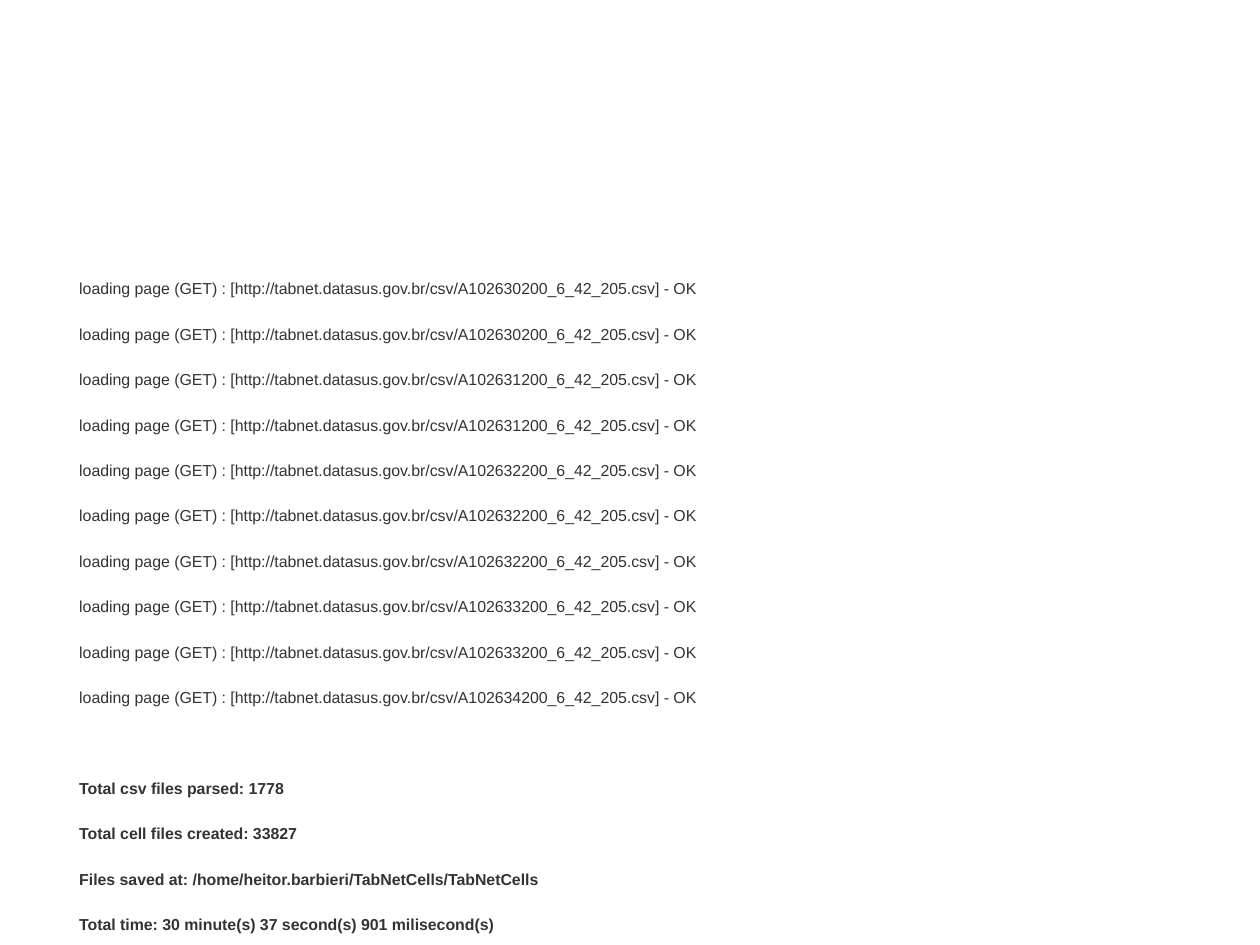
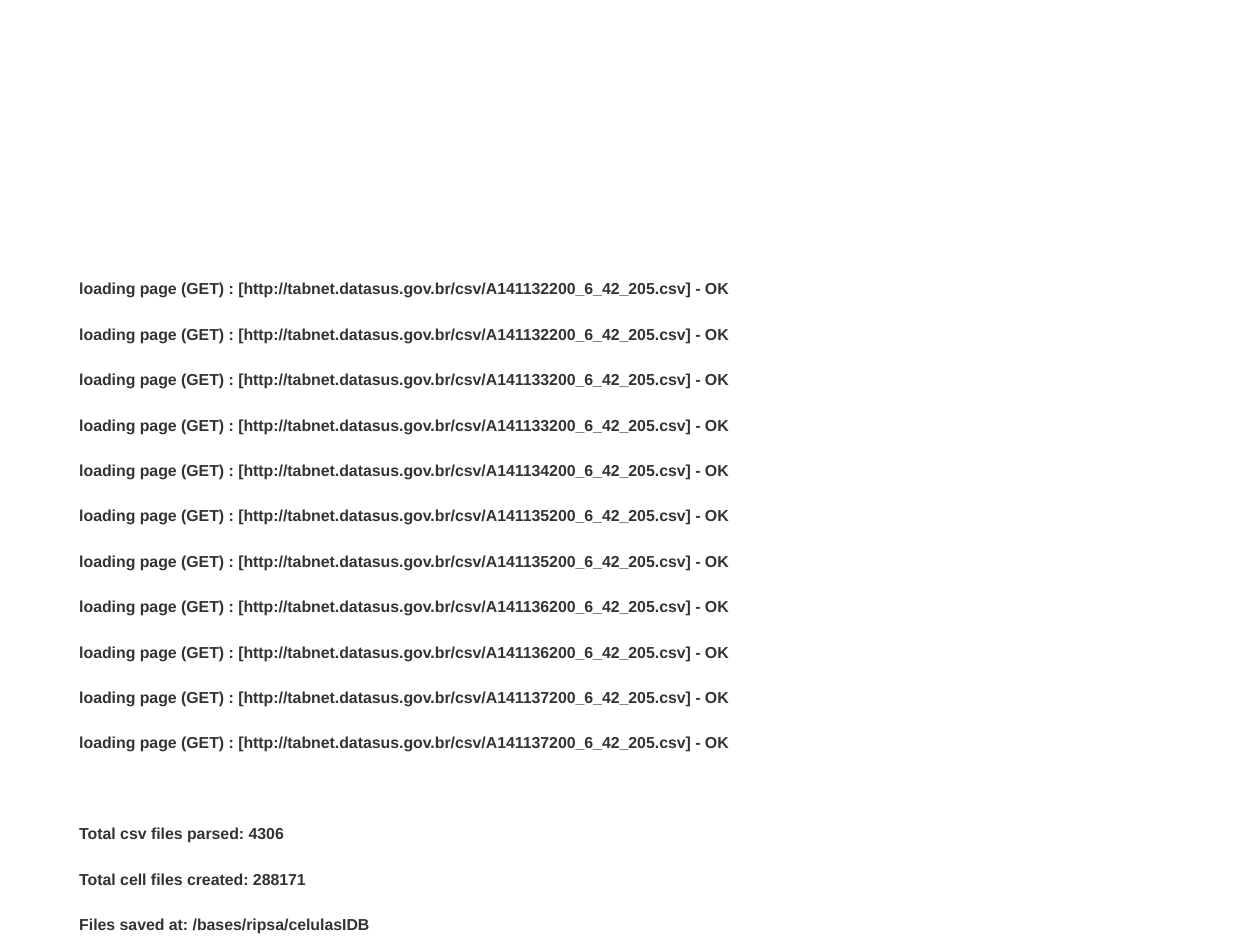
Before and after one commit to bireme/TabNetCells, a slide deck: slide 6 of apresentação.odp. Drawn at 1260x945 pixels with LibreOffice and Linux fonts; fonts in the diff are those of the drawing; background and template pictures are left out. Boxes give left, top, right and bottom in pixels: in the first picture for what was removed or moved away, otherwise in the second. Text is boxed around its words. In the diff, an @@ line names an element or a change of style, - is before the commit and + after.

```diff
--- a/apresentação.odp
+++ b/apresentação.odp
@@ text at bbox=[79, 282, 729, 934]: text changed; bold on @@
-loading page (GET) : [http://tabnet.datasus.gov.br/csv/A102630200_6_42_205.csv] - OK
-loading page (GET) : [http://tabnet.datasus.gov.br/csv/A102630200_6_42_205.csv] - OK
-loading page (GET) : [http://tabnet.datasus.gov.br/csv/A102631200_6_42_205.csv] - OK
-loading page (GET) : [http://tabnet.datasus.gov.br/csv/A102631200_6_42_205.csv] - OK
-loading page (GET) : [http://tabnet.datasus.gov.br/csv/A102632200_6_42_205.csv] - OK
-loading page (GET) : [http://tabnet.datasus.gov.br/csv/A102632200_6_42_205.csv] - OK
-loading page (GET) : [http://tabnet.datasus.gov.br/csv/A102632200_6_42_205.csv] - OK
-loading page (GET) : [http://tabnet.datasus.gov.br/csv/A102633200_6_42_205.csv] - OK
-loading page (GET) : [http://tabnet.datasus.gov.br/csv/A102633200_6_42_205.csv] - OK
-loading page (GET) : [http://tabnet.datasus.gov.br/csv/A102634200_6_42_205.csv] - OK
-Total csv files parsed: 1778
-Total cell files created: 33827
-Files saved at: /home/heitor.barbieri/TabNetCells/TabNetCells
-Total time: 30 minute(s) 37 second(s) 901 milisecond(s)
+loading page (GET) : [http://tabnet.datasus.gov.br/csv/A141132200_6_42_205.csv] - OK
+loading page (GET) : [http://tabnet.datasus.gov.br/csv/A141132200_6_42_205.csv] - OK
+loading page (GET) : [http://tabnet.datasus.gov.br/csv/A141133200_6_42_205.csv] - OK
+loading page (GET) : [http://tabnet.datasus.gov.br/csv/A141133200_6_42_205.csv] - OK
+loading page (GET) : [http://tabnet.datasus.gov.br/csv/A141134200_6_42_205.csv] - OK
+loading page (GET) : [http://tabnet.datasus.gov.br/csv/A141135200_6_42_205.csv] - OK
+loading page (GET) : [http://tabnet.datasus.gov.br/csv/A141135200_6_42_205.csv] - OK
+loading page (GET) : [http://tabnet.datasus.gov.br/csv/A141136200_6_42_205.csv] - OK
+loading page (GET) : [http://tabnet.datasus.gov.br/csv/A141136200_6_42_205.csv] - OK
+loading page (GET) : [http://tabnet.datasus.gov.br/csv/A141137200_6_42_205.csv] - OK
+loading page (GET) : [http://tabnet.datasus.gov.br/csv/A141137200_6_42_205.csv] - OK
+Total csv files parsed: 4306
+Total cell files created: 288171
+Files saved at: /bases/ripsa/celulasIDB
+Total time: 5 hour(s) 1 minute(s) 55 second(s) 681 milisecond(s)
```
Also in this commit, not shown: 14 other files.
